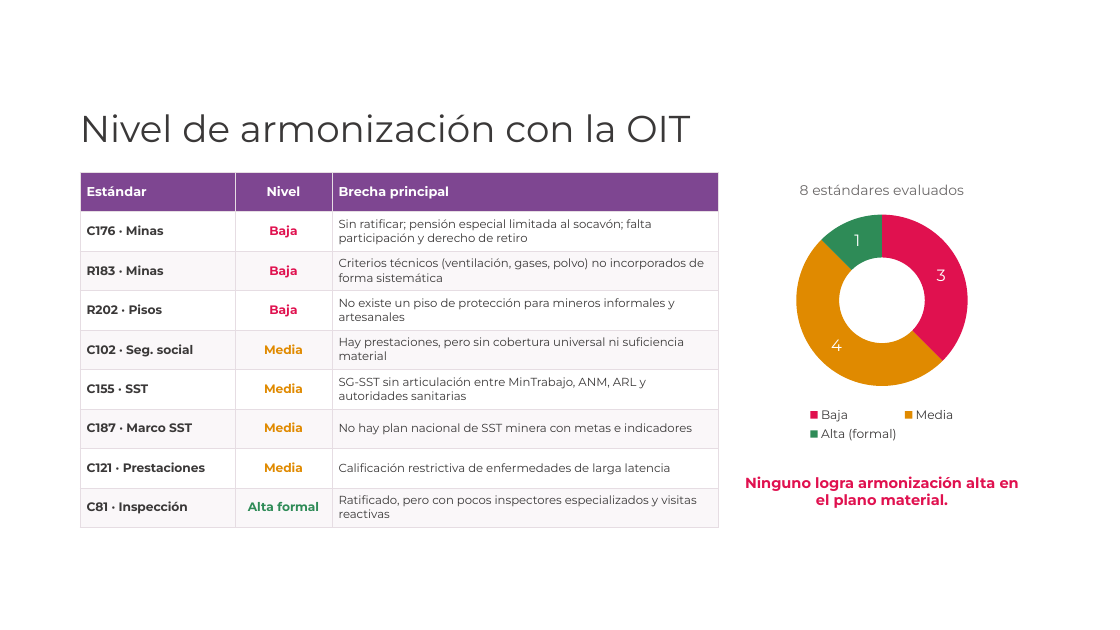
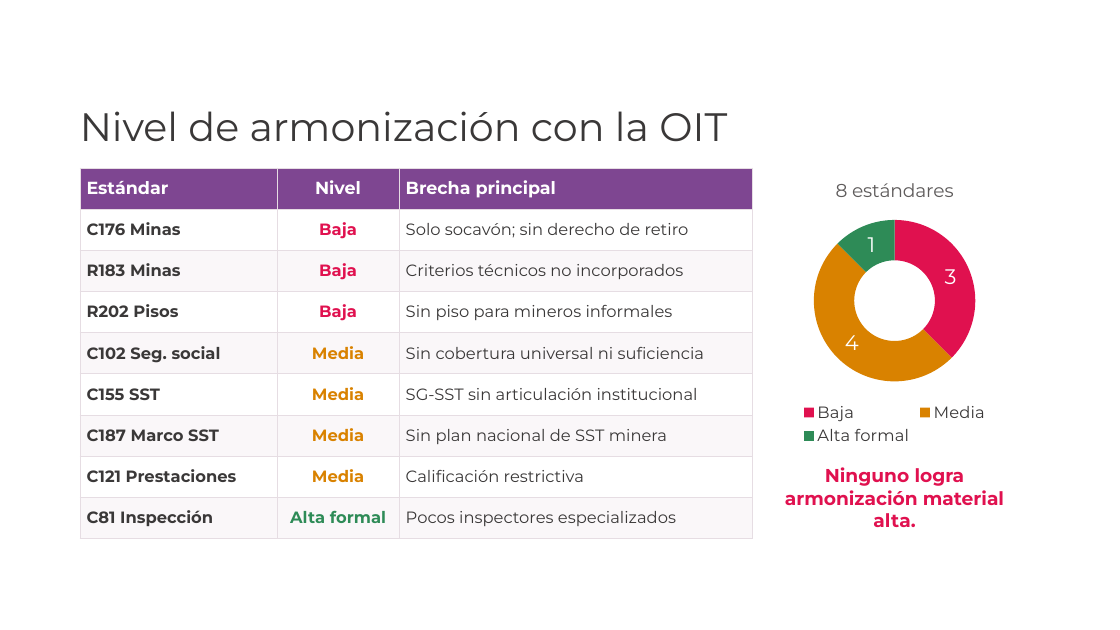
Before and after one commit to davidpinto01222003-jpg/EXTRAPROCESAL, a slide deck: slide 17 of sustentacion/Sustentacion_Pensiones_Riesgos_Laborales_Mineria_UPB.pptx. Drawn at 1120x630 pixels with LibreOffice and Linux fonts; fonts in the diff are those of the drawing; background and template pictures are left out. Boxes give left, top, right and bottom in pixels: in the first picture for what was removed or moved away, otherwise in the second. Text is boxed around its words. In the diff, an @@ line names an element or a change of style, - is before the commit and + after.

```diff
--- a/sustentacion/Sustentacion_Pensiones_Riesgos_Laborales_Mineria_UPB.pptx
+++ b/sustentacion/Sustentacion_Pensiones_Riesgos_Laborales_Mineria_UPB.pptx
@@ text "Nivel de armonización con la ..." at (80, 111, 727, 142): size 32 to 34 pt @@
@@ table at (80, 168, 752, 530) @@
-row 2, column 1: C176 · Minas
+row 2, column 1: C176 Minas
-row 2, column 3: Sin ratificar; pensión especial limitada al socavón; falta participación y derecho de retiro
+row 2, column 3: Solo socavón; sin derecho de retiro
-row 3, column 1: R183 · Minas
+row 3, column 1: R183 Minas
-row 3, column 3: Criterios técnicos (ventilación, gases, polvo) no incorporados de forma sistemática
+row 3, column 3: Criterios técnicos no incorporados
-row 4, column 1: R202 · Pisos
+row 4, column 1: R202 Pisos
-row 4, column 3: No existe un piso de protección para mineros informales y artesanales
+row 4, column 3: Sin piso para mineros informales
-row 5, column 1: C102 · Seg. social
+row 5, column 1: C102 Seg. social
-row 5, column 3: Hay prestaciones, pero sin cobertura universal ni suficiencia material
+row 5, column 3: Sin cobertura universal ni suficiencia
-row 6, column 1: C155 · SST
+row 6, column 1: C155 SST
-row 6, column 3: SG-SST sin articulación entre MinTrabajo, ANM, ARL y autoridades sanitarias
+row 6, column 3: SG-SST sin articulación institucional
-row 7, column 1: C187 · Marco SST
+row 7, column 1: C187 Marco SST
-row 7, column 3: No hay plan nacional de SST minera con metas e indicadores
+row 7, column 3: Sin plan nacional de SST minera
-row 8, column 1: C121 · Prestaciones
+row 8, column 1: C121 Prestaciones
-row 8, column 3: Calificación restrictiva de enfermedades de larga latencia
+row 8, column 3: Calificación restrictiva
-row 9, column 1: C81 · Inspección
+row 9, column 1: C81 Inspección
-row 9, column 3: Ratificado, pero con pocos inspectores especializados y visitas reactivas
+row 9, column 3: Pocos inspectores especializados
@@ size 11 to 15 pt in "Estándar", "Nivel", "Brecha principal" @@
@@ size 10.5 to 14 pt in "Baja", "Baja", "Baja", "Media" and 4 more places @@
@@ text colour #E08A00 to #D98200 in "Media", "Media", "Media", "Media" @@
@@ table: place and size @@
-table at (80, 172, 718, 522)
+table at (80, 168, 752, 530)
@@ doughnut chart at (765, 164, 1025, 450) @@
@@ title "8 estándares evaluados" to "8 estándares" @@
-categories: Baja, Media, Alta (formal)
+categories: Baja, Media, Alta formal
@@ colours of single points changed @@
@@ legend changed @@
@@ hole size changed @@
@@ doughnut chart: place and size @@
-doughnut chart at (739, 168, 1025, 445)
+doughnut chart at (765, 164, 1025, 450)
@@ text at (785, 467, 1004, 527): text changed; size 12.5 to 16 pt @@
-Ninguno logra armonización alta en el plano material.
+Ninguno logra armonización material alta.
```
Also in this commit, not shown: 23 other slides changed, 1 slide added, 1 other file.
